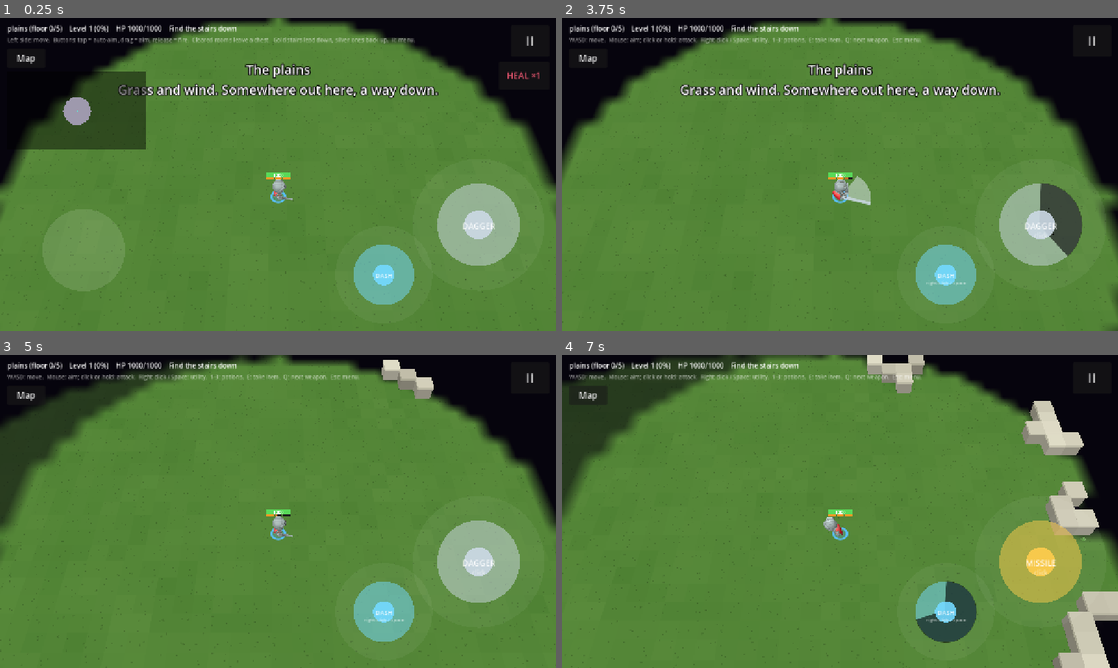
Above: before the commit, frames 1-4 (two rows, left to right).
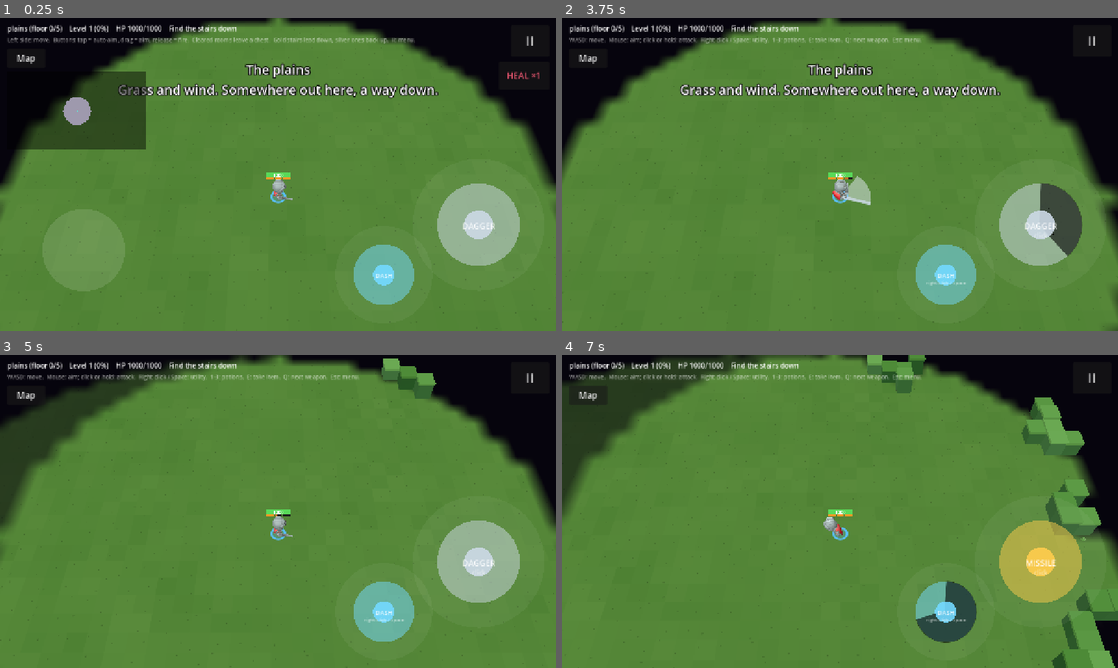
Above: after the commit, the same moments.

Repository: Zenb0t/toto
Game: Godot game, scene res://scenes/main.tscn
The game is run twice, just before and just after one commit, with the same random seed, the same clock (stepped at 60 frames per second) and the same inputs.
Inputs (mouse positions are in pixels of both pictures, inside the frame that each line leads up to):
- Up to frame 1 (0.25 s): no input
- Up to frame 2 (3.75 s): click "II" at 0.5 s; click "Restart run" at 1.25 s; click "Map" at 2 s; click "1: HEAL ×1" at 2.75 s; tap Enter at 3.5 s; move the mouse to (962, 158) at 3.52 s; press the mouse at (962, 158) at 3.53 s; hold D (move_right) from 3.53 s (still down)
- Up to frame 3 (5 s): tap Space at 3.77 s; release D (move_right) at 4.25 s; release the mouse at (400, 495) at 4.25 s; drag from (166, 527) to (250, 574) at 4.27 s
- Up to frame 4 (7 s): move the mouse to (895, 442) at 5.02 s; hold D (move_right) 5.03-5.75 s; tap 2 (drink_potion_2) at 5.1 s; drag from (812, 574) to (673, 464) at 5.77 s; move the mouse to (1006, 558) at 6.52 s; hold A (move_left) from 6.53 s (still down); hold Q (switch_weapon) from 6.53 s (still down); tap Space at 6.77 s

The runs differ from the first frame. In frame 1, less than 0.1% of the frame differs, in the area x 21-100%, y 3-97%; in frame 2, less than 0.1%; in frame 3, 0.7%; in frame 4, 5.2%, in the area x 1-100%, y 0-100%.

Commit message:
Show the plains: groves, boulders, barricades and the minimap (#37)
Groves stand taller than walls (unevenly, like a forest), boulders are low cover and
barricades come up to a chest; each has its own colours in BranchLook. The minimap
and big map paint seen groves, boulders and exits. DungeonView works out its wall
cells once per map, which matters on a 160x90 map.

Co-Authored-By: Claude Sonnet 5.5 <noreply@anthropic.com>
Claude-Session: https://claude.ai/code/session_01FyLf6w2MkwJej5GPFKSkEM

Diff:
--- a/scripts/dungeon/dungeon_view.gd
+++ b/scripts/dungeon/dungeon_view.gd
@@ -9,7 +9,6 @@
 const STONE_TINT := 0.035
 const GROUT_WIDTH := 1.5
 const EARTH_SPECK_COLOR := Color(0, 0, 0, 0.18)
-const EARTH_SPECKS := 3
 ## Columns and trees stand on the floor, with a shadow at their foot (rock fills its whole cell instead).
 const PILLAR_SHADOW_COLOR := Color(0, 0, 0, 0.35)
 const PILLAR_SHADOW_RADIUS := 13.0
@@ -40,6 +39,8 @@
 var _map: DungeonMap
 var _look := BranchLook.dungeon()
 var _doors := {}  # Vector2i -> Door
+var _walls: Array[Vector2i] = []
+var _walls_found := false
 
 
 static func cell_center(cell: Vector2i) -> Vector2:
@@ -53,6 +54,8 @@
 func show_map(map: DungeonMap, look := BranchLook.dungeon()) -> void:
 	_map = map
 	_look = look
+	_walls.clear()
+	_walls_found = false
 	_build_colliders(wall_cells(), WALL_LAYER)
 	_build_colliders(_map.cells_with(DungeonMap.Terrain.WATER), WATER_LAYER)
 	_build_doors()
@@ -136,7 +139,7 @@
 		blotch += DungeonDecor.noise(cell + step, 12)
 	var tile := _tile_rect(cell)
 	draw_rect(tile, _look.floor_color.lerp(_look.floor_alt_color, blotch / 5.0))
-	for i in EARTH_SPECKS:
+	for i in _look.ground_specks:
 		var speck := Vector2(DungeonDecor.noise(cell, 13 + i), DungeonDecor.noise(cell, 23 + i)) * (TILE_SIZE - 3)
 		draw_rect(Rect2(tile.position + speck, Vector2(2, 2)), EARTH_SPECK_COLOR)
 
@@ -174,15 +177,16 @@
 		_doors[cell] = door
 
 
-## The walls next to open cells: the only ones anyone can see or touch.
+## The walls next to open cells: the only ones anyone can see or touch. Worked out once per map.
 func wall_cells() -> Array[Vector2i]:
-	var cells: Array[Vector2i] = []
-	for y in _map.size.y:
-		for x in _map.size.x:
-			var cell := Vector2i(x, y)
-			if not _map.is_open(cell) and _has_open_neighbour(cell):
-				cells.append(cell)
-	return cells
+	if not _walls_found:
+		for y in _map.size.y:
+			for x in _map.size.x:
+				var cell := Vector2i(x, y)
+				if not _map.is_open(cell) and _has_open_neighbour(cell):
+					_walls.append(cell)
+		_walls_found = true
+	return _walls
 
 
 func _has_open_neighbour(cell: Vector2i) -> bool:
--- a/scripts/ui/minimap_painter.gd
+++ b/scripts/ui/minimap_painter.gd
@@ -1,7 +1,8 @@
 class_name MinimapPainter
 extends RefCounted
 ## Paints the minimap as a tiny picture with one pixel per cell: only what the player has seen, the cells
-## in view brighter than the ones remembered, with the stairs and the player marked. Knows no nodes.
+## in view brighter than the ones remembered, with the stairs and the player marked. Outdoors it also shows the
+## tree groves, boulders and exits. Knows no nodes.
 
 const FLOOR_COLOR := Color(0.62, 0.6, 0.68)
 const WATER_COLOR := Color(0.25, 0.45, 0.85)
@@ -9,6 +10,10 @@
 const DOOR_COLOR := Color(0.65, 0.45, 0.25)
 const EXIT_COLOR := Color(1.0, 0.85, 0.2)
 const STAIRS_UP_COLOR := Color(0.85, 0.88, 0.95)
+## Outdoors: tree groves, boulders and the barricades across the quadrant's exits.
+const GROVE_COLOR := Color(0.2, 0.45, 0.22)
+const BOULDER_COLOR := Color(0.5, 0.5, 0.48)
+const BARRICADE_COLOR := Color(0.85, 0.5, 0.2)
 const PLAYER_COLOR := Color(0.3, 1.0, 0.9)
 ## Cells seen before but out of view are drawn this much darker.
 const REMEMBERED_SHADE := 0.55
@@ -19,7 +24,7 @@
 	for y in map.size.y:
 		for x in map.size.x:
 			var cell := Vector2i(x, y)
-			if map.is_open(cell) and exploration.is_seen(cell):
+			if (map.is_open(cell) or map.blocker_at(cell) != DungeonMap.NO_BLOCKER) and exploration.is_seen(cell):
 				image.set_pixelv(cell, _shaded(_color_of(map, cell), exploration.is_visible(cell)))
 	if Rect2i(Vector2i.ZERO, map.size).has_point(player_cell):
 		image.set_pixelv(player_cell, PLAYER_COLOR)
@@ -27,6 +32,13 @@
 
 
 static func _color_of(map: DungeonMap, cell: Vector2i) -> Color:
+	match map.blocker_at(cell):
+		DungeonMap.Blocker.GROVE:
+			return GROVE_COLOR
+		DungeonMap.Blocker.BOULDER:
+			return BOULDER_COLOR
+		DungeonMap.Blocker.BARRICADE:
+			return BARRICADE_COLOR
 	if cell == map.exit_cell:
 		return EXIT_COLOR
 	if cell == map.stairs_up_cell:
--- a/scripts/view3d/map_view_3d.gd
+++ b/scripts/view3d/map_view_3d.gd
@@ -25,6 +25,12 @@
 ## Walls right in front of the hero (toward the camera) are cut down to this share of their height, so they
 ## don't hide the hero.
 const CUTAWAY_SHARE := 0.3
+## Outdoors, tree groves stand this many times as tall as a wall (a little more or less, cell by cell), boulders
+## are low cover and barricades come up to a man's chest.
+const GROVE_HEIGHT := 1.25
+const GROVE_HEIGHT_VARIATION := 0.5
+const BOULDER_HEIGHT := 0.4
+const BARRICADE_HEIGHT := 0.8
 
 ## Height of the walls, in cells. Closed doors are as tall.
 var wall_height := DEFAULT_WALL_HEIGHT:
@@ -47,6 +53,7 @@
 var _exploration: Exploration
 var _cut_cells := {}  # Vector2i -> true, walls cut down in front of the hero
 var _look := BranchLook.dungeon()
+var _map: DungeonMap
 var _stairs_cell := DungeonMap.NO_CELL
 var _stairs := StairsModel.new()
 var _stairs_up_cell := DungeonMap.NO_CELL
@@ -68,14 +75,18 @@
 ## wall_cells: the walls to stand up (those next to open cells).
 func show_map(map: DungeonMap, wall_cells: Array[Vector2i], look := BranchLook.dungeon()) -> void:
 	_look = look
-	# Pillars are carved columns, trees (the Lair's), or plain rock like the walls around them.
+	_map = map
+	# Pillars are carved columns, trees (the Lair's), or plain rock like the walls around them. A boulder or
+	# a barricade standing on its own is not one.
 	var pillars: Array[Vector2i] = []
 	var trees: Array[Vector2i] = []
+	var free_standing := DungeonDecor.pillar_cells(map, wall_cells).filter(
+		func(cell: Vector2i) -> bool: return map.blocker_at(cell) in [DungeonMap.NO_BLOCKER, DungeonMap.Blocker.GROVE])
 	match look.pillar_style:
 		BranchLook.PillarStyle.COLUMN:
-			pillars = DungeonDecor.pillar_cells(map, wall_cells)
+			pillars.assign(free_standing)
 		BranchLook.PillarStyle.TREE:
-			trees = DungeonDecor.pillar_cells(map, wall_cells)
+			trees.assign(free_standing)
 	_column_cells = pillars
 	_block_cells.clear()
 	for cell in wall_cells:
@@ -217,7 +228,7 @@
 		_shown[cell] = shade
 		var is_door := _door_cells.has(cell)
 		_place_block(i, cell, shade, DOOR_COLOR if is_door else _wall_color(cell))
-		_place_cap(i, cell, shade, DOOR_CAP_COLOR if is_door else _look.cap_color, 1.0 + CAP_OVERHANG * 2.0)
+		_place_cap(i, cell, shade, DOOR_CAP_COLOR if is_door else _cap_color(cell), 1.0 + CAP_OVERHANG * 2.0)
 	for j in _column_cells.size():
 		var cell := _column_cells[j]
 		var shade := brightness(cell)
@@ -259,7 +270,21 @@
 
 
 func _height_at(cell: Vector2i) -> float:
-	return wall_height * (CUTAWAY_SHARE if _cut_cells.has(cell) else 1.0)
+	return wall_height * _height_share(cell) * (CUTAWAY_SHARE if _cut_cells.has(cell) else 1.0)
+
+
+## How tall a block is compared with a wall: groves rise (unevenly, like a forest), boulders sit low.
+func _height_share(cell: Vector2i) -> float:
+	if _map == null:
+		return 1.0
+	match _map.blocker_at(cell):
+		DungeonMap.Blocker.GROVE:
+			return GROVE_HEIGHT + GROVE_HEIGHT_VARIATION * (DungeonDecor.noise(cell, 17) - 0.5)
+		DungeonMap.Blocker.BOULDER:
+			return BOULDER_HEIGHT
+		DungeonMap.Blocker.BARRICADE:
+			return BARRICADE_HEIGHT
+	return 1.0
 
 
 ## A hidden piece shrinks to nothing; a flattened one would still darken the floor.
@@ -270,9 +295,29 @@
 
 ## The branch's wall colour, streaked with its veins (ore in the Mines, moss in the Lair) on some blocks.
 func _wall_color(cell: Vector2i) -> Color:
+	if _map != null:
+		match _map.blocker_at(cell):
+			DungeonMap.Blocker.GROVE:
+				return _look.grove_color
+			DungeonMap.Blocker.BOULDER:
+				return _look.boulder_color
+			DungeonMap.Blocker.BARRICADE:
+				return _look.barricade_color
 	if _look.vein_color.a > 0.0 and DungeonDecor.noise(cell, 15) < VEIN_SHARE:
 		return _look.wall_color.lerp(Color(_look.vein_color, 1.0), VEIN_STRENGTH)
 	return _look.wall_color
+
+
+func _cap_color(cell: Vector2i) -> Color:
+	if _map != null:
+		match _map.blocker_at(cell):
+			DungeonMap.Blocker.GROVE:
+				return _look.grove_cap_color
+			DungeonMap.Blocker.BOULDER:
+				return _look.boulder_cap_color
+			DungeonMap.Blocker.BARRICADE:
+				return _look.barricade_cap_color
+	return _look.cap_color
 
 
 func _stone(color: Color, cell: Vector2i, shade: float) -> Color:
--- a/tests/unit/test_minimap_painter.gd
+++ b/tests/unit/test_minimap_painter.gd
@@ -101,3 +101,31 @@
 	var image := MinimapPainter.paint(map, exploration, Vector2i(8, 1))
 
 	assert_lt(image.get_pixel(2, 1).v, MinimapPainter.FLOOR_COLOR.v, "remembered")
+
+
+func test_groves_boulders_and_exits_show_once_seen() -> void:
+	var map := DungeonMapParser.new().parse("""
+#######
+#P.TB=#
+#######
+""")
+	var exploration := _explored_from(map, Vector2i(1, 1), _sees_everything)
+
+	var image := MinimapPainter.paint(map, exploration, Vector2i(1, 1))
+
+	_assert_colour(image.get_pixel(3, 1), MinimapPainter.GROVE_COLOR)
+	_assert_colour(image.get_pixel(4, 1), MinimapPainter.BOULDER_COLOR)
+	_assert_colour(image.get_pixel(5, 1), MinimapPainter.BARRICADE_COLOR)
+
+
+func test_groves_never_seen_stay_blank() -> void:
+	var map := DungeonMapParser.new().parse("""
+#####
+#P.T#
+#####
+""")
+	var exploration := Exploration.new()
+
+	var image := MinimapPainter.paint(map, exploration, Vector2i(1, 1))
+
+	assert_eq(image.get_pixel(3, 1).a, 0.0)
